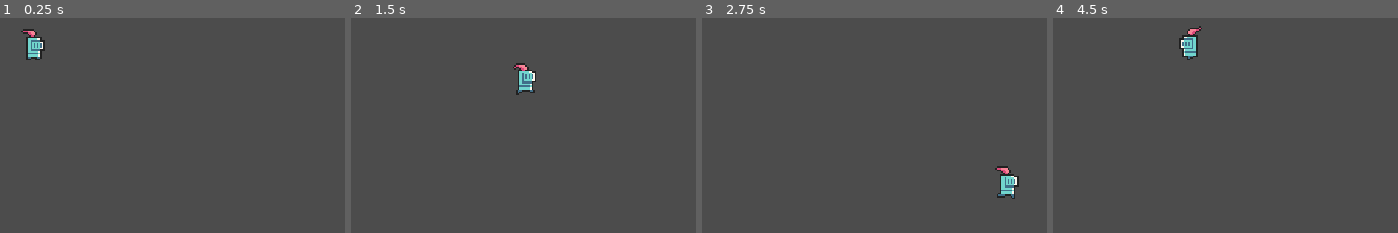
Above: before the commit, frames 1-4 (left to right).
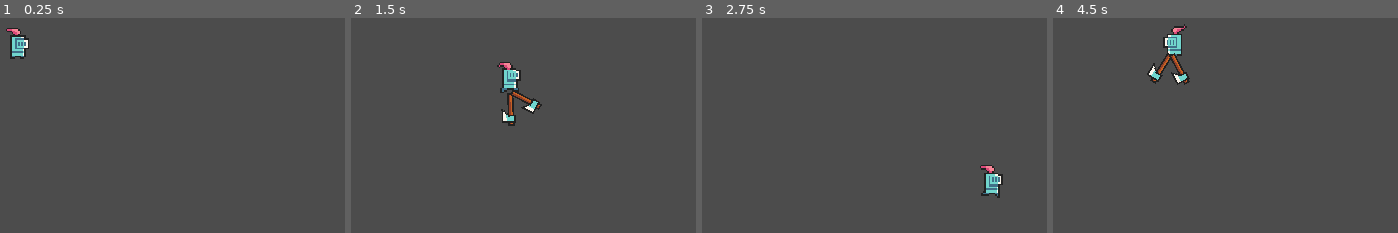
Above: after the commit, the same moments.

Repository: BANZZAAAIIII/Elder-Rune
Game: Godot game, scene res://scenes/Client.tscn
Same seed, same stepped clock (60 frames per second), same inputs: the game is played once before the commit and once after it.
Inputs (mouse positions are in pixels of both pictures, inside the frame that each line leads up to):
- Up to frame 1 (0.25 s): no input
- Up to frame 2 (1.5 s): move the mouse to (outside the picture) at 0.52 s; hold Right (ui_right) 0.53-1.28 s; tap Space (ui_select) at 0.6, 0.77, 1.07, 1.35 s; move the mouse to (outside the picture) at 1.27 s; hold Down (ui_down) from 1.28 s (still down)
- Up to frame 3 (2.75 s): tap Space (ui_select) at 1.52, 1.82, 2.1 s; move the mouse to (outside the picture) at 2.02 s; release Down (ui_down) at 2.03 s; hold Right (ui_right) from 2.03 s (still down)
- Up to frame 4 (4.5 s): move the mouse to (outside the picture) at 2.77 s; release Right (ui_right) at 2.78 s; hold Up (ui_up) 2.78-3.53 s; tap Space (ui_select) at 2.85, 3.02, 3.32, 3.6, 3.77, 4.07, 4.35 s; move the mouse to (outside the picture) at 3.52 s; hold Left (ui_left) from 3.53 s (still down); move the mouse to (1139, 151) at 4.27 s

The runs differ from the first frame. In frame 1, 1.2% of the frame differs, in the area x 1-14%, y 4-20%; in frame 2, 2.0%, in the area x 42-56%, y 20-51%; in frame 3, 1.3%; in frame 4, 2.0%.

Commit message:
added ability to swing a weapon

Diff:
--- a/client/entities/Player/Player.gd
+++ b/client/entities/Player/Player.gd
@@ -1,9 +1,13 @@
 extends KinematicBody2D
 
+# movement vars
 var speed = 2
 var move_diretion = Vector2.ZERO
+var velocity = Vector2.ZERO
 
-var velocity = Vector2.ZERO
+#Weapon
+onready var weapons = preload("res://entities/Weapons/Weapon.tscn")
+
 
 func _ready():
 	pass
@@ -13,9 +17,7 @@
 	movement_loop()
 	animation_loop()
 	change_sprite_direction()
-
-func _process(delta):
-	pass
+	attack()
 
 
 func movement_loop():
@@ -41,3 +43,10 @@
 		get_node("Sprite").scale.x = 1
 	if move_diretion.x == -1:
 		get_node("Sprite").scale.x = -1
+
+func attack():
+	if Input.is_action_just_pressed("ui_select"):
+		get_node("TurnAxis").rotation = get_angle_to(get_global_mouse_position())
+		var w = weapons.instance()
+		get_node("TurnAxis/AttackPoint").add_child(w)
+		w.get_node("AnimationPlayer").play("attack")
--- a/client/entities/Player/Player.tscn
+++ b/client/entities/Player/Player.tscn
@@ -1,7 +1,7 @@
 [gd_scene load_steps=7 format=2]
 
 [ext_resource path="res://entities/Player/Player.gd" type="Script" id=1]
-[ext_resource path="res://Sprits/0x72_DungeonTilesetII_v1.3.png" type="Texture" id=2]
+[ext_resource path="res://Sprites/0x72_DungeonTilesetII_v1.3.png" type="Texture" id=2]
 
 [sub_resource type="AtlasTexture" id=1]
 atlas = ExtResource( 2 )
@@ -53,7 +53,7 @@
 position = Vector2( 0, -16 )
 texture = SubResource( 1 )
 hframes = 9
-frame = 7
+frame = 2
 
 [node name="CollisionShape2D" type="CollisionShape2D" parent="."]
 visible = false
@@ -64,3 +64,10 @@
 [node name="AnimationPlayer" type="AnimationPlayer" parent="."]
 anims/Idle = SubResource( 3 )
 anims/Walk = SubResource( 4 )
+
+[node name="TurnAxis" type="Position2D" parent="."]
+position = Vector2( 0, -7 )
+
+[node name="AttackPoint" type="Position2D" parent="TurnAxis"]
+position = Vector2( 4, 0 )
+[connection signal="animation_finished" from="AnimationPlayer" to="." method="_on_AnimationPlayer_animation_finished"]
--- /dev/null
+++ b/client/entities/Weapons/Weapon.gd
@@ -0,0 +1,6 @@
+extends Node2D
+
+
+
+func _on_AnimationPlayer_animation_finished(anim_name):
+	queue_free()
--- /dev/null
+++ b/client/entities/Weapons/Weapon.tscn
@@ -0,0 +1,37 @@
+[gd_scene load_steps=5 format=2]
+
+[ext_resource path="res://Sprites/0x72_DungeonTilesetII_v1.3.png" type="Texture" id=1]
+[ext_resource path="res://Entities/Weapons/Weapon.gd" type="Script" id=2]
+
+[sub_resource type="AtlasTexture" id=1]
+atlas = ExtResource( 1 )
+region = Rect2( 336, 80, 16, 32 )
+
+[sub_resource type="Animation" id=2]
+resource_name = "attack"
+length = 0.5
+tracks/0/type = "value"
+tracks/0/path = NodePath("Node2D:rotation_degrees")
+tracks/0/interp = 1
+tracks/0/loop_wrap = true
+tracks/0/imported = false
+tracks/0/enabled = true
+tracks/0/keys = {
+"times": PoolRealArray( 0, 0.1, 0.2, 0.3, 0.4 ),
+"transitions": PoolRealArray( 1, 1, 1, 1, 1 ),
+"update": 0,
+"values": [ 0.0, 22.5, 45.0, 67.5, 90.0 ]
+}
+
+[node name="Weapon" type="Node2D"]
+script = ExtResource( 2 )
+
+[node name="Node2D" type="Position2D" parent="."]
+
+[node name="Sprite" type="Sprite" parent="Node2D"]
+texture = SubResource( 1 )
+offset = Vector2( 0, -16 )
+
+[node name="AnimationPlayer" type="AnimationPlayer" parent="."]
+anims/attack = SubResource( 2 )
+[connection signal="animation_finished" from="AnimationPlayer" to="." method="_on_AnimationPlayer_animation_finished"]
--- a/client/Singletons/Server.gd
+++ b/client/globals/Server.gd
@@ -8,7 +8,6 @@
 
 func _ready():
 	Connect_To_Server()
-	print("hallo?")
 
 
 func Connect_To_Server():
--- a/client/project.godot
+++ b/client/project.godot
@@ -21,7 +21,7 @@
 
 [autoload]
 
-Server="*res://Singletons/Server.gd"
+Server="*res://Globals/Server.gd"
 
 [display]
 
--- a/client/scenes/Client.tscn
+++ b/client/scenes/Client.tscn
@@ -5,4 +5,4 @@
 [node name="Client" type="Node2D"]
 
 [node name="Player" parent="." instance=ExtResource( 1 )]
-position = Vector2( 69, 47 )
+position = Vector2( 59, 46 )
Renamed: client/Sprits/0x72_DungeonTilesetII_v1.3.png -> client/Sprites/0x72_DungeonTilesetII_v1.3.png
Not shown, changed: client/Sprites/0x72_DungeonTilesetII_v1.3.png.import
